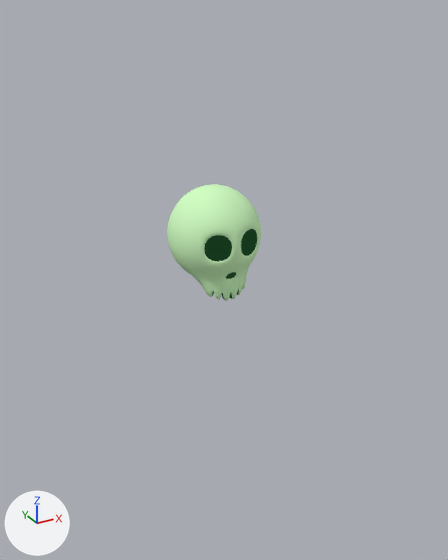
Two versions of the Blender file blender/weapons/skull-weapon.blend, one commit apart.
One viewpoint serves both versions: a 50 mm camera at (-5.57, -10.54, 4.19) aimed at (-0.7, -1.69, -0.24). Arrows for +X, +Y and +Z are at lower left; the lights stay in place. The first picture is the older version.

Objects in the first picture: 'Skull'.
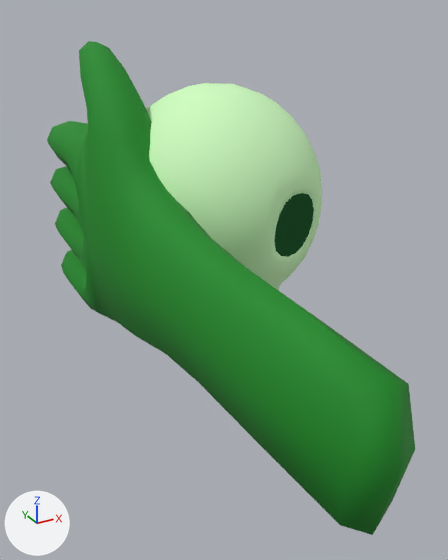
Where the newer file only moved an object's origin or applied its transform, the numbers keep the older frame.

Edits to the bpy script that builds the scene:
```text
Add mat_material:
    mat_material = principled_material('Material')
    mat_material.base_color = (0.00867, 0.257, 0.0172)  # green #178b23
    mat_material.roughness = 0.8
Change me_sphere_003:
    used by ob_skull; location = (0.0, 0.0, 0.0)
    remove me_sphere_003.from_pydata(...)  # 187 vertices, 200 faces; spans x -1.0..1.0, y -1.0..1.0, z -1.33..1.0
    add me_sphere_003.from_pydata(...)  # 187 vertices, 200 faces; spans x -2.19..2.15, y -2.27..2.14, z -2.35..2.93
    me_sphere_003 part 1: the whole mesh is multiplied about its middle by the matrix ((1.592, -1.477, 0.408), (1.505, 1.618, -0.015), (-0.289, 0.289, 2.172)), then moved by (-0.09, -0.06, 0.56)
Add me_cube:
    me_cube.from_pydata(...)  # 82 vertices, 77 faces; spans x -1.58..4.19, y -2.01..1.0, z -0.36..0.36
    me_cube.polygons.foreach_set('use_smooth', [True] * 77)
    me_cube.materials.append(mat_material)  # green #178b23
Add ob_hand:
    ob_hand = bpy.data.objects.new('Hand', me_cube)
    ob_hand.location = (-1.79, -4.02, 0.0)
    ob_hand.rotation_euler = (-1.571, 0.0, 1.571)  # degrees (-90, 0, 90)
    ob_hand.scale = (2.0, 2.0, 2.0)
    _m = ob_hand.modifiers.new('Subdivision', 'SUBSURF')
    _m.render_levels = 1
```

Location of each change, [x1, y1, x2, y2] in pixels of the pictures (448 x 560 px):
'Hand', added (green)
    after: [47, 41, 415, 535]
'Skull', reshaped
    before: [167, 184, 261, 301]
    after: [146, 83, 322, 290]
